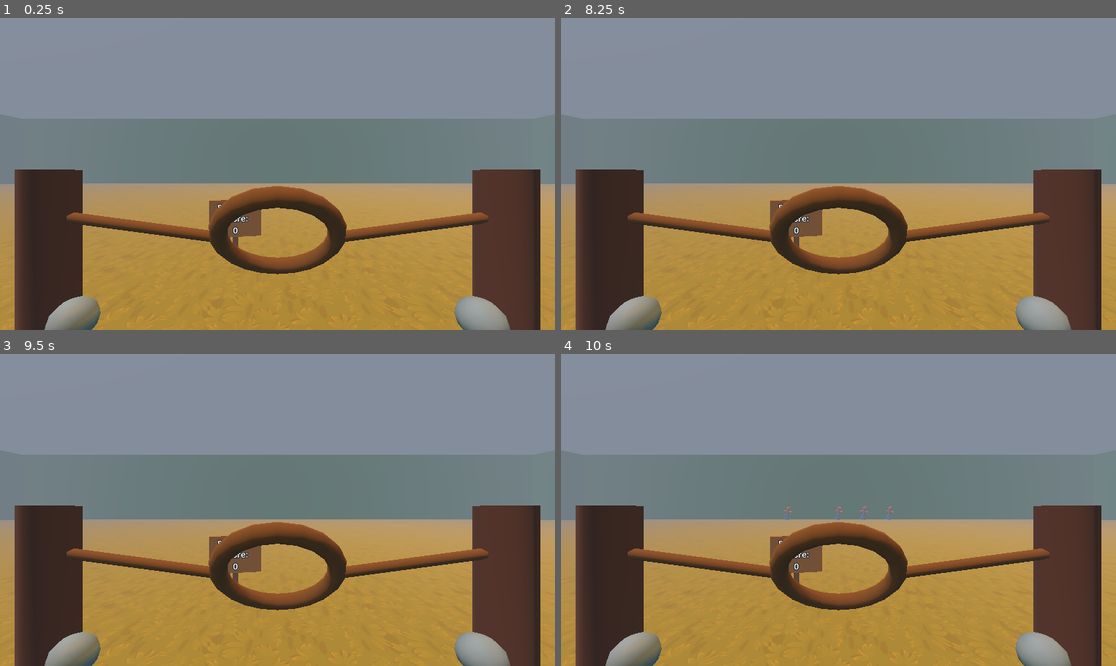
Above: before the commit, frames 1-4 (two rows, left to right).
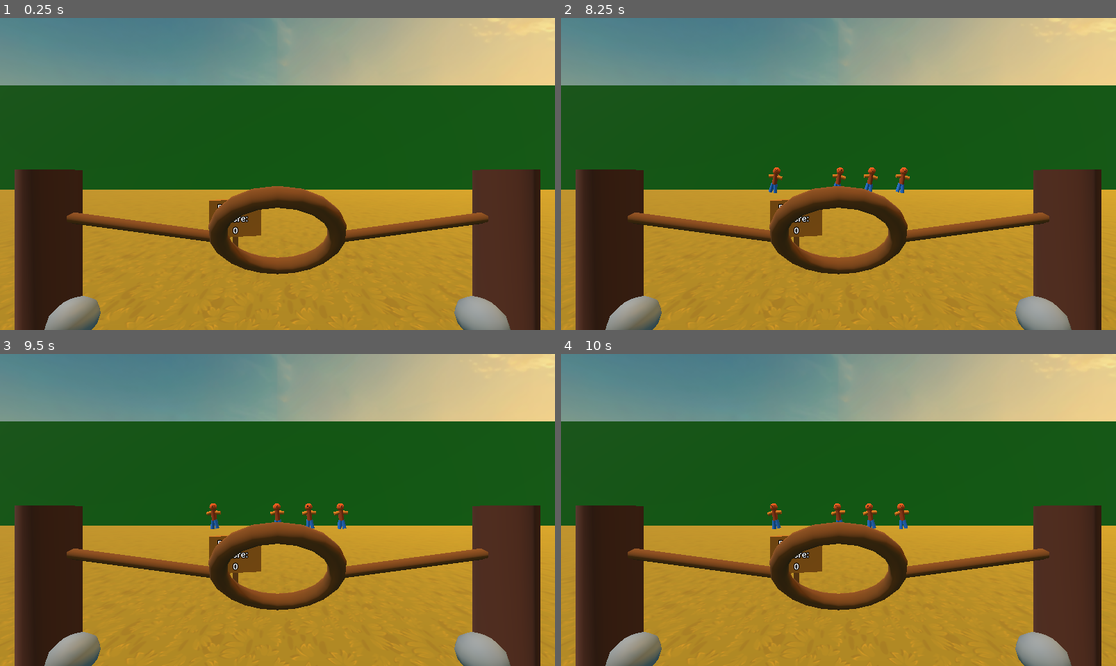
Above: after the commit, the same moments.

Repository: carterpiepenburg1/pumpkinchuckin-
Game: Godot game, scene res://Scenes/pumpkinchuckin.tscn
Same seed, same stepped clock (60 frames per second), same inputs: the game is played once before the commit and once after it. Sound files missing from this copy of the repository are replaced by a short silence.
Inputs:
- Up to frame 1 (0.25 s): no input
- Up to frame 2 (8.25 s): tap Enter at 0.5, 2, 3.5 s; tap Space at 1.25, 2.75, 4.25 s
- Up to frame 3 (9.5 s): no input
- Up to frame 4 (10 s): no input

The runs differ from the first frame. In frame 1, 64% of the frame differs, in the area x 0-100%, y 0-95%; in frame 2, 64%; in frame 3, 64%; in frame 4, 64%.

Commit message:
fixed stuff

Diff:
--- a/Scenes/Objects/crow.tscn
+++ b/Scenes/Objects/crow.tscn
@@ -35,7 +35,7 @@
 albedo_color = Color(0, 0, 0, 1)
 
 [sub_resource type="BoxShape3D" id="BoxShape3D_fgfit"]
-size = Vector3(0.1, 0.2, 0.4)
+size = Vector3(0.7, 0.4, 0.5)
 
 [node name="Crow" type="Node3D"]
 transform = Transform3D(1, 0, 0, 0, 0.99999994, 0, 0, 0, 0.99999994, 0, 0, 0)
@@ -51,9 +51,9 @@
 transform = Transform3D(1, 0, 0, 0, 0.9999999, 0, 0, 0, 0.9999999, 0, 0, 0)
 
 [node name="Body" type="CSGBox3D" parent="Model"]
-transform = Transform3D(1, 0, 0, 0, 0.99999994, 0, 0, 0, 0.99999994, 0, 0, 0)
+transform = Transform3D(1, 0, 0, 0, 0.9999889, 0, 0, 0, 0.9999889, 0, 0, 0)
 material_override = SubResource("StandardMaterial3D_ta26y")
-size = Vector3(0.25, 0.25, 0.5)
+size = Vector3(0.7, 0.4, 0.5)
 
 [node name="EnemyArea" type="Area3D" parent="Model"]
 transform = Transform3D(1, 0, 0, 0, 0.9999996, 0, 0, 0, 0.9999996, 0, 0, 0)
--- a/Scenes/pumpkinchuckin.tscn
+++ b/Scenes/pumpkinchuckin.tscn
@@ -25,7 +25,6 @@
 background_mode = 2
 background_color = Color(0.76037085, 0.97431797, 0.9702292, 1)
 sky = SubResource("Sky_yqnnc")
-fog_enabled = true
 fog_sun_scatter = 0.1
 fog_density = 0.025
 
@@ -35,7 +34,7 @@
 [sub_resource type="StandardMaterial3D" id="StandardMaterial3D_yqnnc"]
 albedo_color = Color(1, 0.62, 0.62, 1)
 albedo_texture = ExtResource("6_ebto2")
-uv1_scale = Vector3(2000, 2000, 2000)
+uv1_scale = Vector3(100, 100, 100)
 
 [sub_resource type="StandardMaterial3D" id="StandardMaterial3D_0u05k"]
 albedo_color = Color(7.2196127e-07, 0.4493385, 4.813075e-07, 1)
@@ -155,7 +154,7 @@
 
 [node name="Floor" type="CSGBox3D" parent="Environment"]
 transform = Transform3D(1, 0, 0, 0, 1, 0, 0, 0, 1, 0, -0.5, 0)
-size = Vector3(4000, 1, 4000)
+size = Vector3(200, 1, 200)
 material = SubResource("StandardMaterial3D_yqnnc")
 
 [node name="Vine" parent="Environment" instance=ExtResource("5_8o4mi")]
@@ -165,39 +164,39 @@
 transform = Transform3D(0.5, 0, 0, 0, 0.5, 0, 0, 0, 0.5, -1.7, 0, 0)
 
 [node name="Treeline" type="CSGBox3D" parent="Environment"]
-transform = Transform3D(1, 0, 0, 0, 1, 0, 0, 0, 1, 0, 5, -32)
+transform = Transform3D(1, 0, 0, 0, 1, 0, 0, 0, 1, 0, 5, -20)
 material_override = SubResource("StandardMaterial3D_0u05k")
 size = Vector3(80, 10, 1)
 
 [node name="LeftTreeline" type="CSGBox3D" parent="Environment"]
-transform = Transform3D(1, 0, 0, 0, 1, 0, 0, 0, 1, -40, 5, 43)
+transform = Transform3D(1, 0, 0, 0, 1, 0, 0, 0, 1, -31.908644, 5, 17.792053)
 material_override = SubResource("StandardMaterial3D_0ryyh")
-size = Vector3(1, 10, 150)
+size = Vector3(1, 10, 99.58411)
 
 [node name="RightTreeline" type="CSGBox3D" parent="Environment"]
-transform = Transform3D(1, 0, 0, 0, 1, 0, 0, 0, 1, 40, 5, 43)
+transform = Transform3D(1, 0, 0, 0, 1, 0, 0, 0, 1, 31.695984, 5, 19.072021)
 material_override = SubResource("StandardMaterial3D_3n3ex")
-size = Vector3(1, 10, 150)
+size = Vector3(1, 10, 85.58252)
 
 [node name="BackTreeline" type="CSGBox3D" parent="Environment"]
-transform = Transform3D(1, 0, 0, 0, 1, 0, 0, 0, 1, 0, 5, 118)
-size = Vector3(80, 10, 1)
+transform = Transform3D(1, 0, 0, 0, 1, 0, 0, 0, 1, 1.5578003, 5, 58.12391)
+size = Vector3(71.37537, 10, 1)
 material = SubResource("StandardMaterial3D_4ixpx")
 
 [node name="Barn" type="CSGBox3D" parent="Environment"]
-transform = Transform3D(1, 0, 0, 0, 1, 0, 0, 0, 1, -15, 4, 24)
-size = Vector3(10, 8, 20)
+transform = Transform3D(0.8, 0, 0, 0, 0.8, 0, 0, 0, 0.8, -14.012964, 3.0339003, 14.976358)
+size = Vector3(16.888184, 8, 20)
 material = SubResource("StandardMaterial3D_6di5v")
 
 [node name="MainField" type="CSGBox3D" parent="Environment"]
-transform = Transform3D(1, 0, 0, 0, 1, 0, 0, 0, 1, 12, 0.5, 50)
+transform = Transform3D(0.8, 0, 0, 0, 0.8, 0, 0, 0, 0.8, 12, 0.28124, 29.484943)
 material_override = SubResource("StandardMaterial3D_b176m")
-size = Vector3(35, 1, 80)
+size = Vector3(35, 1, 57.465942)
 
 [node name="SmallField" type="CSGBox3D" parent="Environment"]
-transform = Transform3D(1, 0, 0, 0, 1, 0, 0, 0, 1, -20, 0.5, 65)
+transform = Transform3D(0.8, 0, 0, 0, 0.8, 0, 0, 0, 0.8, -16.120764, 0.3201046, 40.859116)
 material_override = SubResource("StandardMaterial3D_b176m")
-size = Vector3(25, 1, 50)
+size = Vector3(25, 1, 25.76477)
 
 [node name="Slingshot" type="Node3D" parent="."]
 transform = Transform3D(1, 0, 0, 0, 1, 0, 0, 0, 1, 0, 0, -0.89874977)
--- a/Scripts/game_manager.gd
+++ b/Scripts/game_manager.gd
@@ -32,6 +32,8 @@
 			#spawning enemy based on round
 			var enemyType = rng.randi_range(1, Globals.roundNum)
 
+			var enemyHeightOffset = 1
+
 			var newEnemy
 			if enemyType == 1:
 				newEnemy = scarecrow.instantiate()
@@ -39,9 +41,10 @@
 				newEnemy = ghost.instantiate()
 			else:
 				newEnemy = crow.instantiate()
+				enemyHeightOffset = rng.randf_range(1, 3)
 
 			get_tree().current_scene.add_child(newEnemy)
-			newEnemy.global_position = Vector3(((i / float(Globals.enemiesPerRow - 1)) - 0.5) * Globals.rowWidth, 1, -Globals.enemyStartDistance)
+			newEnemy.global_position = Vector3(((i / float(Globals.enemiesPerRow - 1)) - 0.5) * Globals.rowWidth, enemyHeightOffset, -Globals.enemyStartDistance)
 			newEnemy.rotation.y = deg_to_rad(270)
 
 
--- a/Scripts/globals.gd
+++ b/Scripts/globals.gd
@@ -6,11 +6,13 @@
 var roundTime = 80
 
 #Enemy placement
-var enemyStartDistance = 30
-var rowWidth = 15
+var enemyStartDistance = 20
+var rowWidth = 10
 var enemiesPerRow = 5
 var enemyDensity = 0.5
 
 #Enemy advancing
-var advanceTime = 10
-var advanceAmount = 3
+var advanceTime = 8
+var advanceAmount = 4
+
+#Advances 4 every 8 seconds for 80 seconds rounds = 10 advances of 4 = 40 total distance
